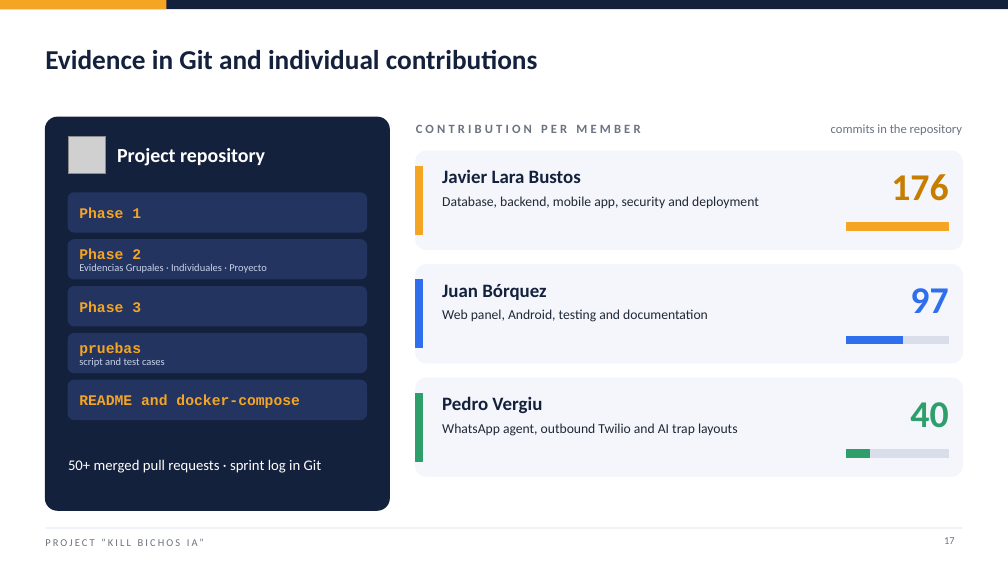
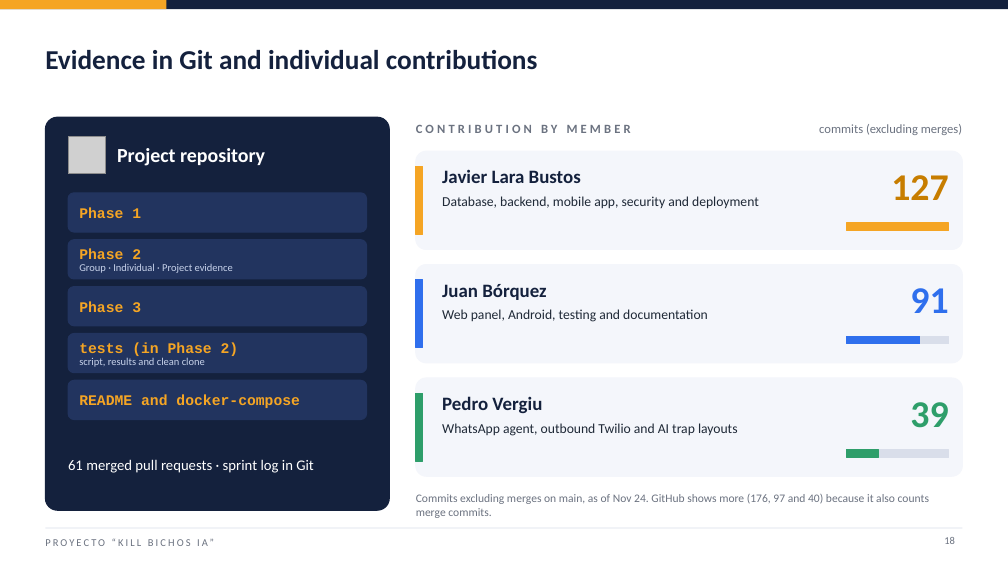
Before and after one commit to j4vierlb/PROYECTO-TESIS-, a slide deck: slide 18 of Fase 2/Evidencias Proyecto/Presentación Final del proyecto (Inglés).pptx (slide 17 before the commit). Drawn at 1008x567 pixels with LibreOffice and Linux fonts; fonts in the diff are those of the drawing; grey boxes stand for pictures; background and template pictures are left out. Boxes give left, top, right and bottom in pixels: in the first picture for what was removed or moved away, otherwise in the second. Text is boxed around its words. In the diff, an @@ line names an element or a change of style, - is before the commit and + after.

```diff
--- a/Fase 2/Evidencias Proyecto/Presentación Final del proyecto (Inglés).pptx
+++ b/Fase 2/Evidencias Proyecto/Presentación Final del proyecto (Inglés).pptx
@@ text at bbox=[416, 125, 631, 133]: text changed @@
-CONTRIBUTION PER MEMBER
+CONTRIBUTION BY MEMBER
@@ text at bbox=[819, 124, 962, 135]: text changed @@
-commits in the repository
+commits (excluding merges)
@@ text at bbox=[891, 175, 948, 200]: text changed @@
-176
+127
@@ text at bbox=[79, 263, 233, 273]: text changed @@
-Evidencias Grupales · Individuales · Proyecto
+Group · Individual · Project evidence
@@ text at bbox=[910, 288, 948, 313]: text changed @@
-97
+91
@@ text at bbox=[79, 357, 205, 367]: text changed @@
-script and test cases
+script, results and clean clone
@@ text at bbox=[79, 342, 239, 356]: text changed @@
-pruebas
+tests (in Phase 2)
@@ rectangle: place and size @@
-rectangle at bbox=[847, 337, 903, 344]
+rectangle at bbox=[847, 337, 920, 344]
@@ text at bbox=[910, 402, 948, 428]: text changed @@
-40
+39
@@ text at bbox=[68, 459, 314, 473]: text changed @@
-50+ merged pull requests · sprint log in Git
+61 merged pull requests · sprint log in Git
@@ rectangle: place and size @@
-rectangle at bbox=[847, 450, 870, 457]
+rectangle at bbox=[847, 450, 878, 457]
@@ text added at bbox=[416, 494, 929, 518], 11 pt, text #6B7280 @@
+Commits excluding merges on main, as of Nov 24. GitHub shows more (176, 97 and 40) because it also counts merge commits.
@@ text at bbox=[45, 539, 214, 546]: text changed @@
-PROJECT “KILL BICHOS IA”
+PROYECTO “KILL BICHOS IA”
@@ page number at bbox=[944, 537, 955, 544]: text changed @@
-17
+18
```
Also in this commit, not shown: 17 other slides changed, 1 slide added, 10 other files.
